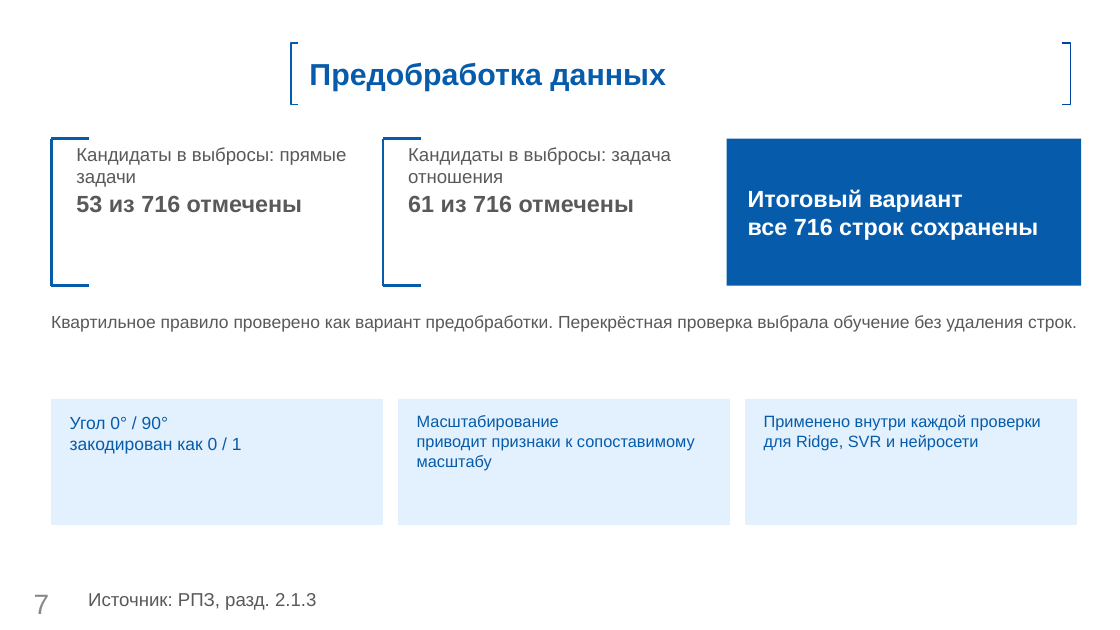
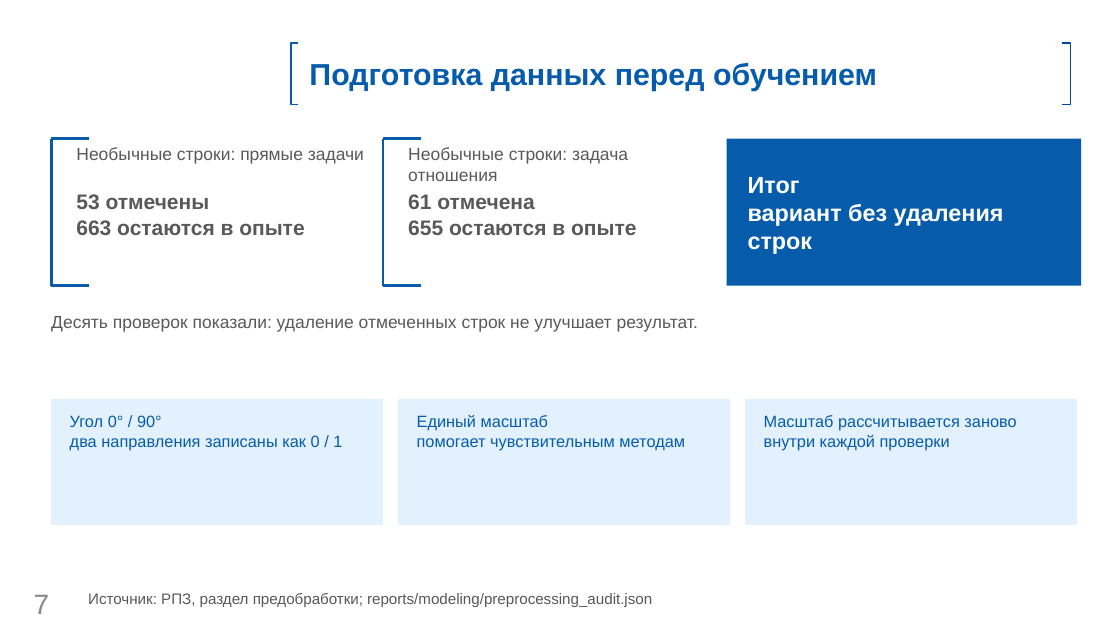
Before and after one commit to fpvcstep/composites-property-prediction, a slide deck: slide 7 of presentation/Презентация.pptx. Drawn at 1120x630 pixels with LibreOffice and Linux fonts; fonts in the diff are those of the drawing; background and template pictures are left out. Boxes give left, top, right and bottom in pixels: in the first picture for what was removed or moved away, otherwise in the second. Text is boxed around its words. In the diff, an @@ line names an element or a change of style, - is before the commit and + after.

```diff
--- a/presentation/Презентация.pptx
+++ b/presentation/Презентация.pptx
@@ text in rectangle at <box>309,63,877,91</box>: text changed @@
-Предобработка данных
+Подготовка данных перед обучением
@@ text at <box>76,147,364,164</box>: text changed; size 16 to 15 pt @@
-Кандидаты в выбросы: прямые задачи
+Необычные строки: прямые задачи
@@ text at <box>408,147,628,181</box>: text changed; size 16 to 15 pt @@
-Кандидаты в выбросы: задача отношения
+Необычные строки: задача отношения
@@ text at <box>748,177,1004,254</box>: text changed @@
-Итоговый вариант
-все 716 строк сохранены
+Итог
+вариант без удаления строк
@@ text at <box>76,194,304,235</box>: text changed; size 20 to 18 pt @@
-53 из 716 отмечены
+53 отмечены
+663 остаются в опыте
@@ text at <box>408,194,636,235</box>: text changed; size 20 to 18 pt @@
-61 из 716 отмечены
+61 отмечена
+655 остаются в опыте
@@ text at <box>51,316,698,332</box>: text changed @@
-Квартильное правило проверено как вариант предобработки. Перекрёстная проверка выбрала обучение без удаления строк.
+Десять проверок показали: удаление отмеченных строк не улучшает результат.
@@ text at <box>70,415,342,451</box>: text changed; size 15 to 14 pt @@
-Угол 0° / 90°
-закодирован как 0 / 1
+Угол 0° / 90°
+два направления записаны как 0 / 1
@@ text at <box>417,415,685,451</box>: text changed @@
-Масштабирование
-приводит признаки к сопоставимому масштабу
+Единый масштаб
+помогает чувствительным методам
@@ text at <box>764,415,1016,451</box>: text changed @@
-Применено внутри каждой проверки
-для Ridge, SVR и нейросети
+Масштаб рассчитывается заново
+внутри каждой проверки
@@ text at <box>88,593,652,607</box>: text changed; size 16 to 13 pt @@
-Источник: РПЗ, разд. 2.1.3
+Источник: РПЗ, раздел предобработки; reports/modeling/preprocessing_audit.json
```
Also in this commit, not shown: 10 other slides changed, 3 slides added, 3 slides removed, 4 other files.
